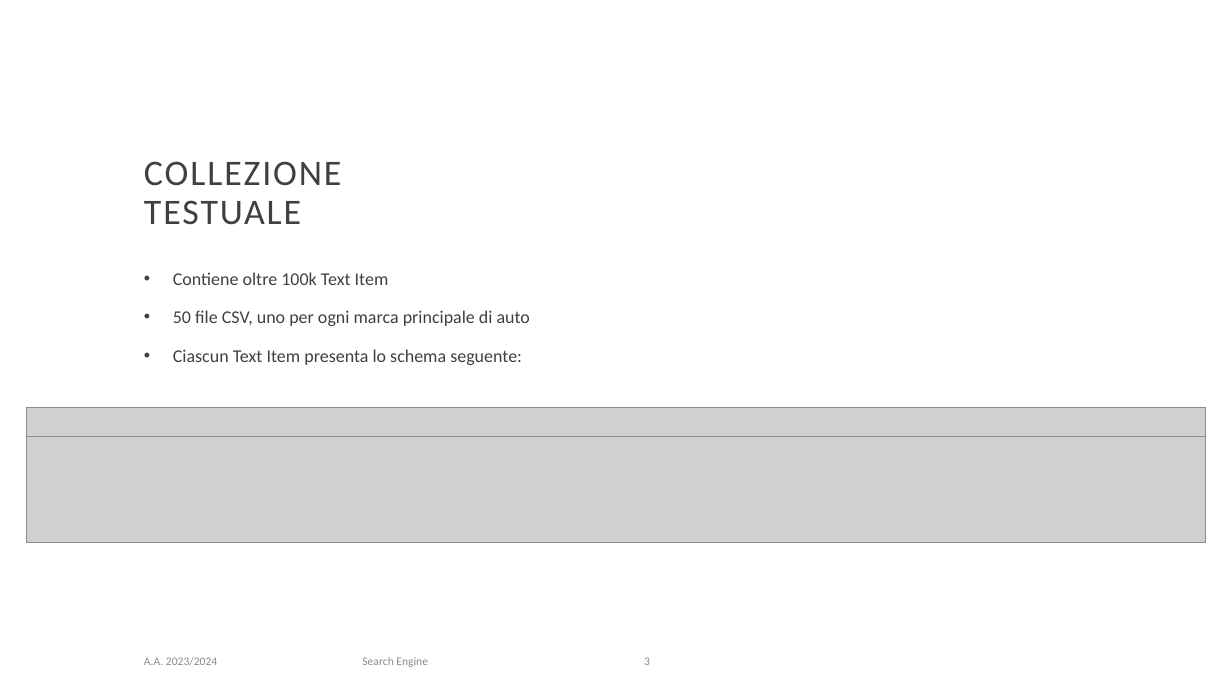
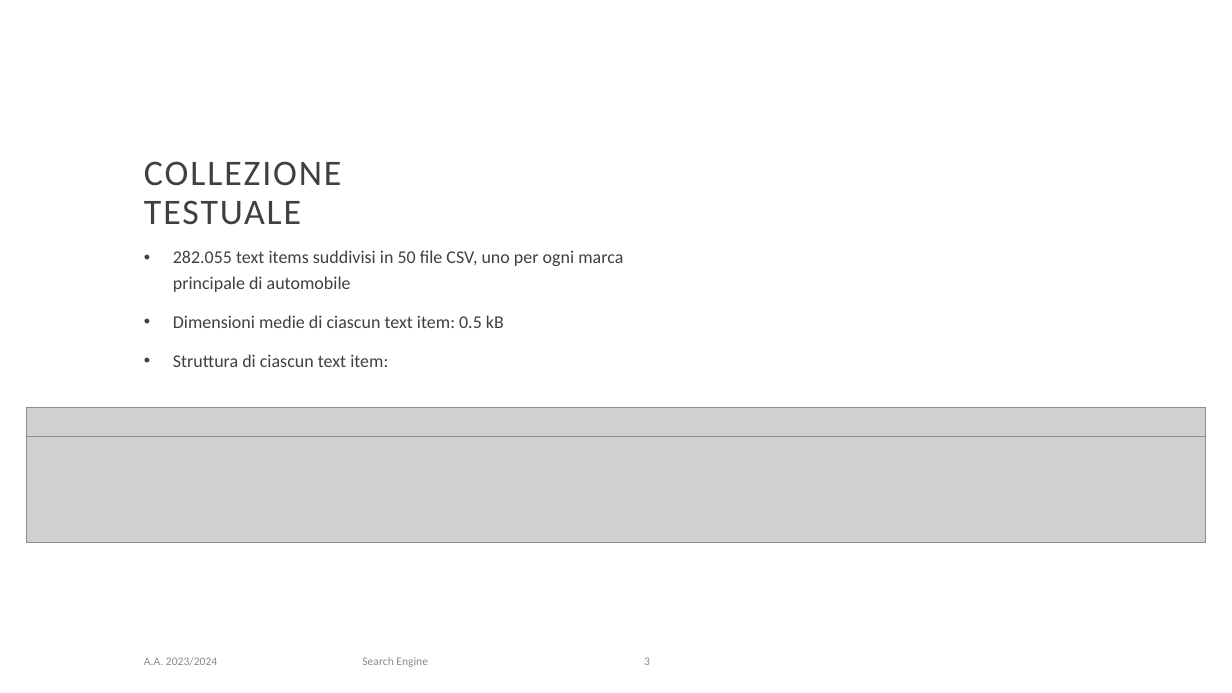
Before and after one commit to alefranco41/Progetto_IR, a slide deck: slide 3 of Progetto_IR_presentazione.pptx. Drawn at 1232x693 pixels with LibreOffice and Linux fonts; fonts in the diff are those of the drawing; grey boxes stand for pictures; background and template pictures are left out. Boxes give left, top, right and bottom in pixels: in the first picture for what was removed or moved away, otherwise in the second. Text is boxed around its words. In the diff, an @@ line names an element or a change of style, - is before the commit and + after.

```diff
--- a/Progetto_IR_presentazione.pptx
+++ b/Progetto_IR_presentazione.pptx
@@ text at (173, 250, 623, 367): text changed @@
-• Contiene oltre 100k Text Item
-• 50 file CSV, uno per ogni marca principale di auto
-• Ciascun Text Item presenta lo schema seguente:
+• 282.055 text items suddivisi in 50 file CSV, uno per ogni marca principale di automobile
+• Dimensioni medie di ciascun text item: 0.5 kB
+• Struttura di ciascun text item:
```
Also in this commit, not shown: 4 other slides changed, 10 slides added, 1 slide removed.
